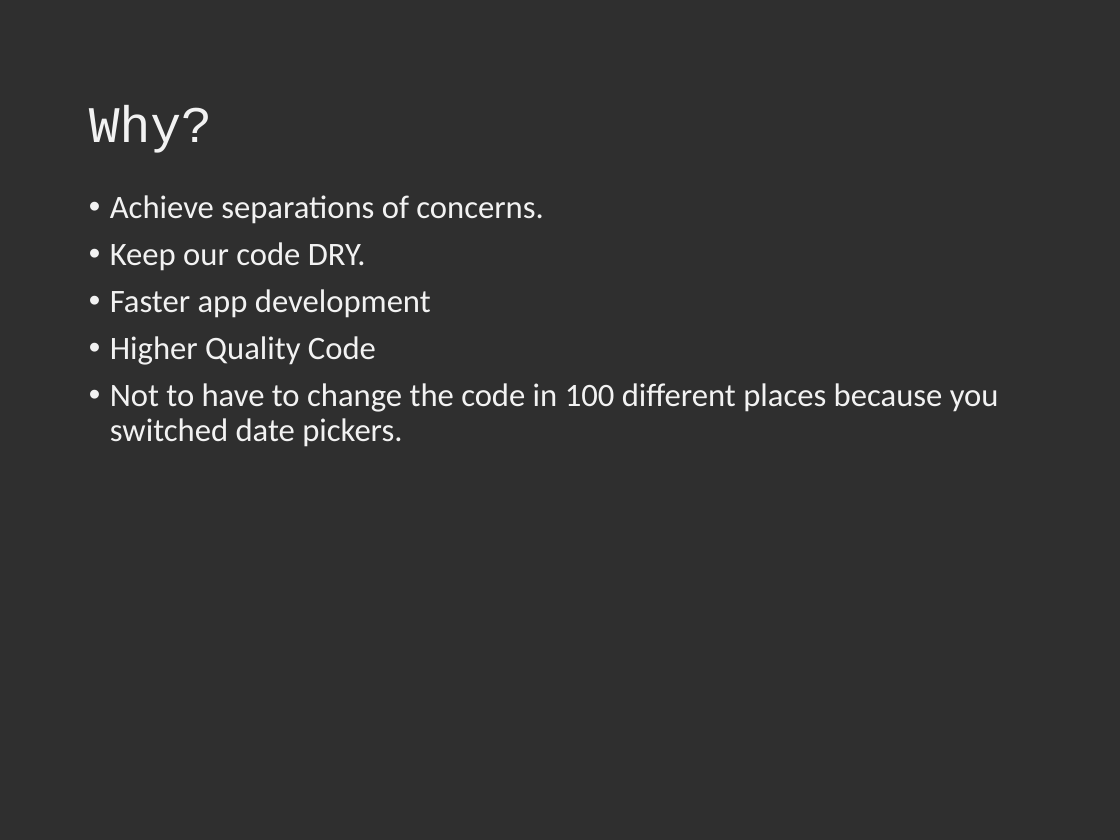
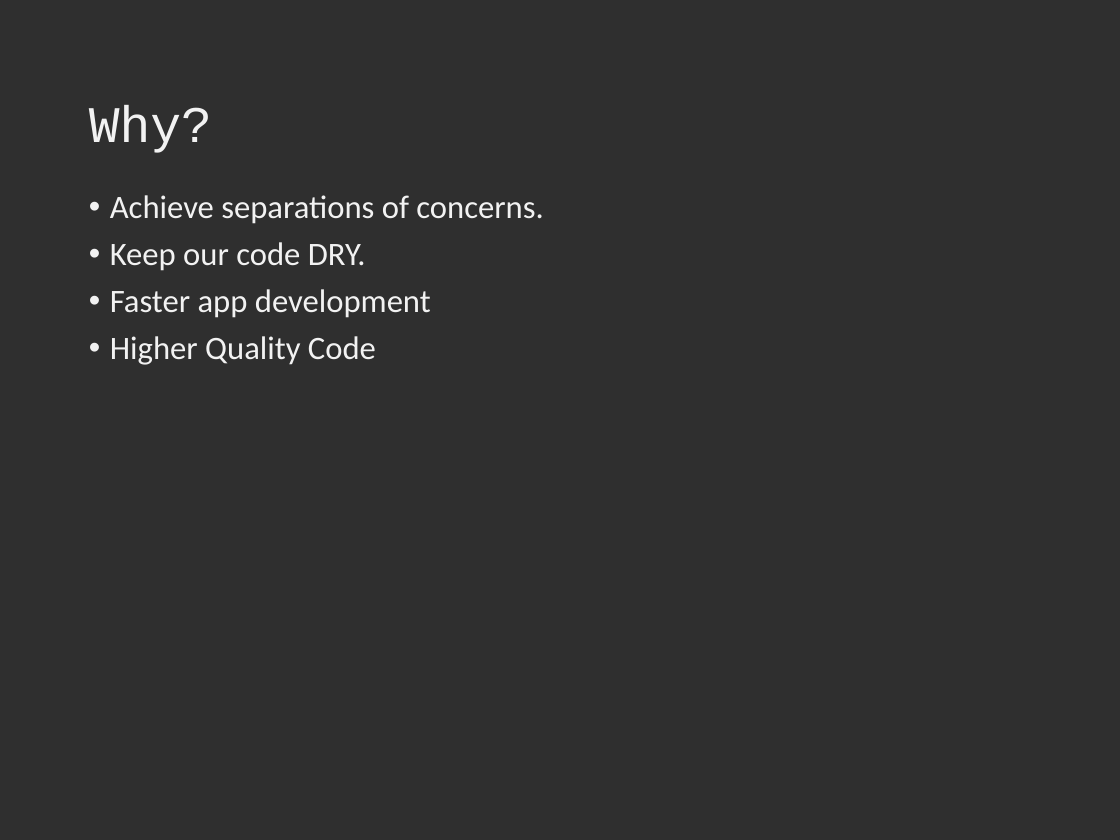
Before and after one commit to DustinEwers/dot-net-mvc-ui-demos, a slide deck: slide 7 of Slides/MVC UI Slides.pptx. Drawn at 1120x840 pixels with LibreOffice and Linux fonts; fonts in the diff are those of the drawing. Boxes give left, top, right and bottom in pixels: in the first picture for what was removed or moved away, otherwise in the second. Text is boxed around its words. In the diff, an @@ line names an element or a change of style, - is before the commit and + after.

```diff
--- a/Slides/MVC UI Slides.pptx
+++ b/Slides/MVC UI Slides.pptx
@@ text at box(110, 383, 999, 447): paragraph removed @@
-• Not to have to change the code in 100 different places because you switched date pickers.
```
Also in this commit, not shown: 5 other slides changed, 3 other files.
